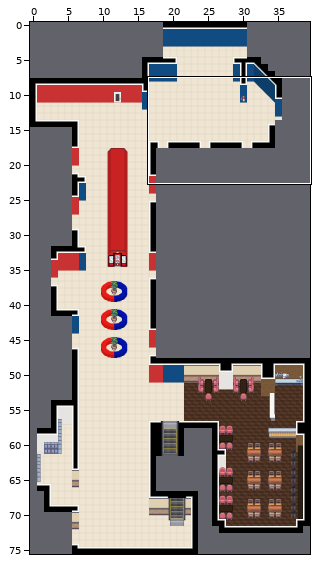
Two states of a Tiled map, LCB_Map/data/maps/main_2.tmx. The picture above shows the old version from afar; the outline marks the close-up.
Close-up. Before the edit:
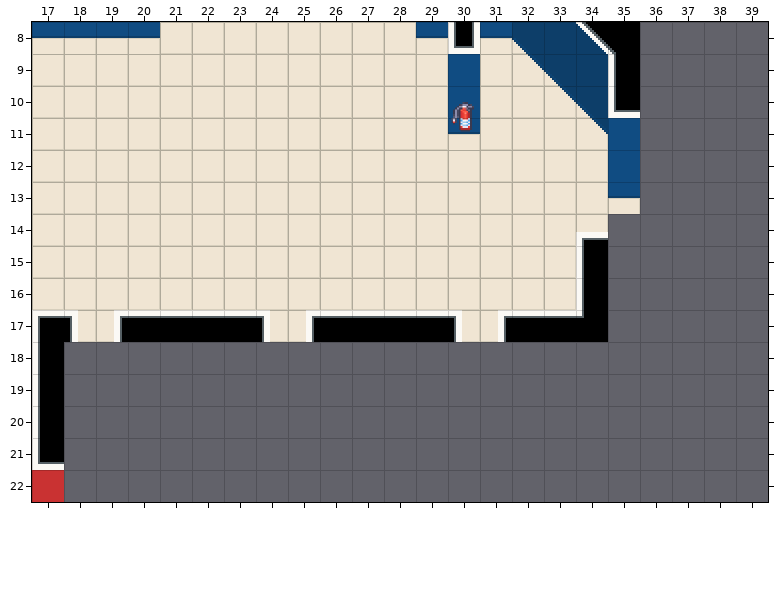
Cells are 64x64 px. Shown: x 17..39, y 8..22.
After the commit:
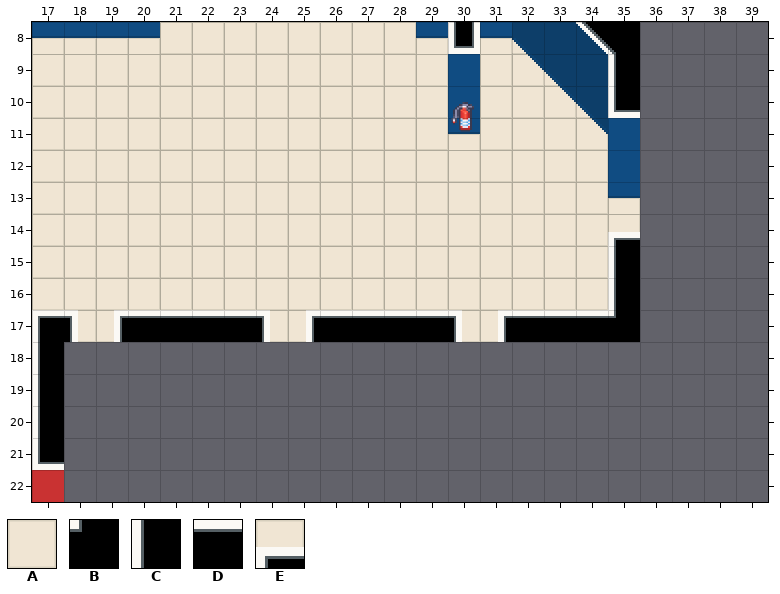
Key: from "LCB_indoor": A 24, B 36, C 54, D 127, E 389.
_ is an empty cell.
Difference:
Layer "Floor":
The author changed tile C to tile A in rows 15 to 16 at x 34.
The author changed tile E to tile A in row 14 at x 34.
Tile B now appears in row 17 at x 35.
Tile C now appears in rows 15 to 16 at x 35.
The author changed tile B to tile D in row 17 at x 34.
Tile E now appears in row 14 at x 35.
Where, in picture pixels (left, top, right, bottom), the same in both close-ups:
changed: (576, 214, 640, 342)
